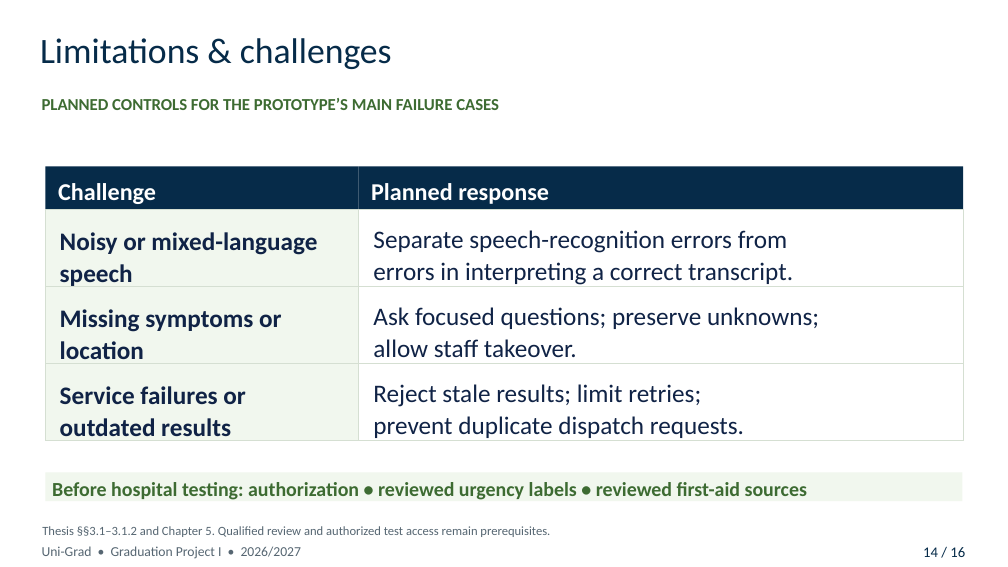
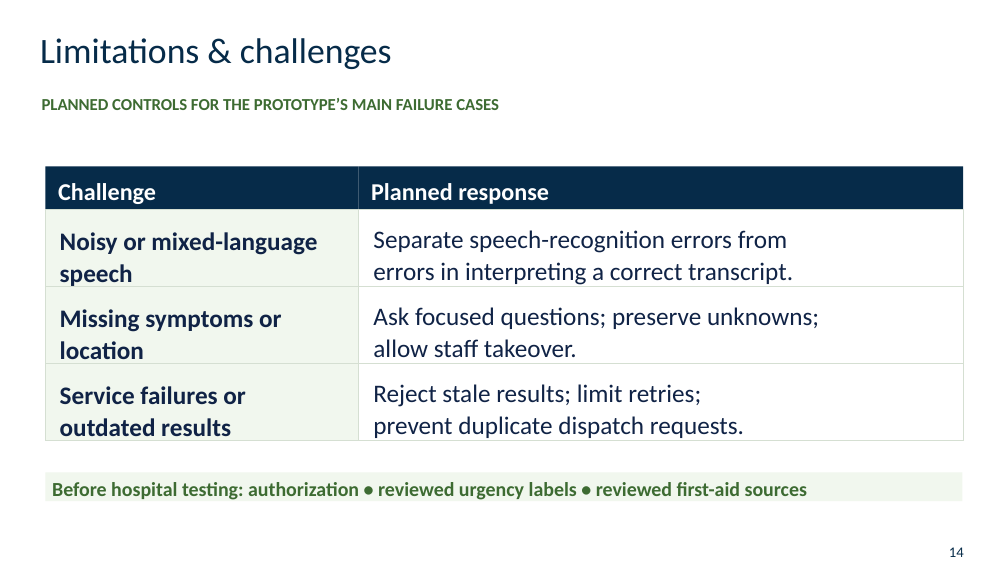
Before and after one commit to 3bdoo04/Uni-Grad, a slide deck: slide 14 of Review/Presentation/Uni-Grad - Midterm Presentation.pptx. Drawn at 1008x567 pixels with LibreOffice and Linux fonts; fonts in the diff are those of the drawing; background and template pictures are left out. Boxes give left, top, right and bottom in pixels: in the first picture for what was removed or moved away, otherwise in the second. Text is boxed around its words. In the diff, an @@ line names an element or a change of style, - is before the commit and + after.

```diff
--- a/Review/Presentation/Uni-Grad - Midterm Presentation.pptx
+++ b/Review/Presentation/Uni-Grad - Midterm Presentation.pptx
@@ text removed at (42,526,550,537) @@
-Thesis §§3.1–3.1.2 and Chapter 5. Qualified review and authorized test access remain prerequisites.
@@ text removed at (42,546,302,559) @@
-Uni-Grad • Graduation Project I • 2026/2027
@@ text at (949,547,964,557): text changed @@
-14 / 16
+14
```
Also in this commit, not shown: 10 other slides changed, 5 slides added, 9 slides removed, 16 other files.
